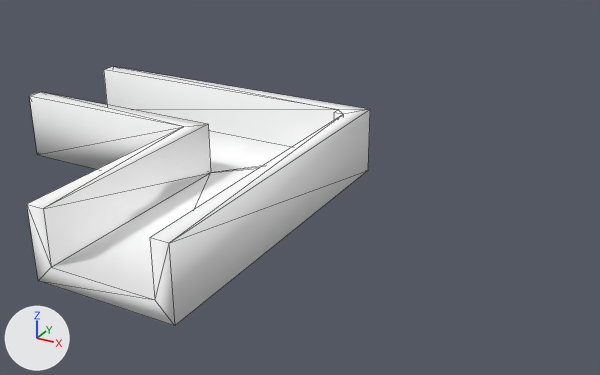
The glTF model resources/shape-10.gltf, before and after one commit.
One viewpoint serves both versions: a 50 mm camera at (0.732, -1.254, 0.621) aimed at (0.046, -0.007, -0.002). The lights are fixed; the arrows at lower left show +X, +Y and +Z. Mesh edges are drawn as thin lines. Vertices at the same position are counted once.

The scene before the commit, as lines of its bpy script (objects in view):
```python
me_defaultobject = bpy.data.meshes.new('defaultobject')
me_defaultobject.from_pydata(...)  # 28 vertices, 52 faces; spans x -0.5..0.125, y -0.5..0.125, z 0.0..0.125
me_defaultobject.materials.append(mat_material_0_material)
ob_defaultobject = bpy.data.objects.new('defaultobject', me_defaultobject)
ob_defaultobject.location = (0.0, 0.0, 0.0)
```
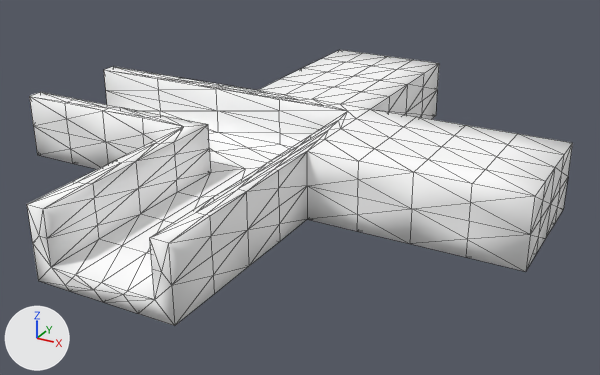
Where the change shows, as pixel boxes [x1, y1, x2, y2] in the pictures (600 x 375 px):
'defaultobject', reshaped (59% wider, 6% taller)
    before: [27, 66, 370, 326]
    after: [27, 50, 573, 326]
part 1 of me_defaultobject, built on
    before: [104, 66, 370, 243]
    after: [27, 50, 573, 326]

Edits to the bpy script that builds the scene:
```text
Change me_defaultobject:
    used by ob_defaultobject; location = (0.0, 0.0, 0.0)
    remove me_defaultobject.from_pydata(...)  # 28 vertices, 52 faces; spans x -0.5..0.125, y -0.5..0.125, z 0.0..0.125
    add me_defaultobject.from_pydata(...)  # 396 vertices, 788 faces; spans x -0.5..0.5, y -0.5..0.5, z 0.0..0.125
    me_defaultobject part 1: 6 vertices removed from x 0.074..0.094, y 0.074..0.094, z 0.031..0.125; 374 vertices added at x -0.5..0.5, y -0.5..0.5, z 0.0..0.125
    me_defaultobject part 2: the surface is now shaded flat
```
